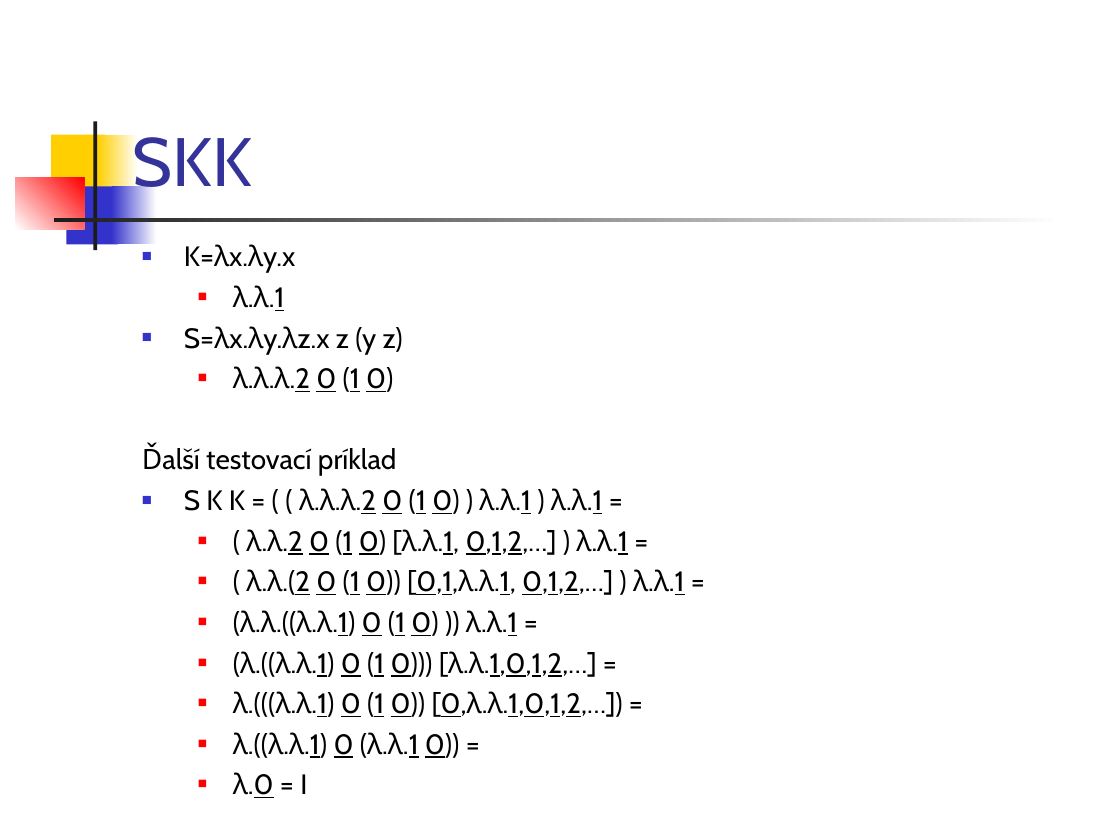
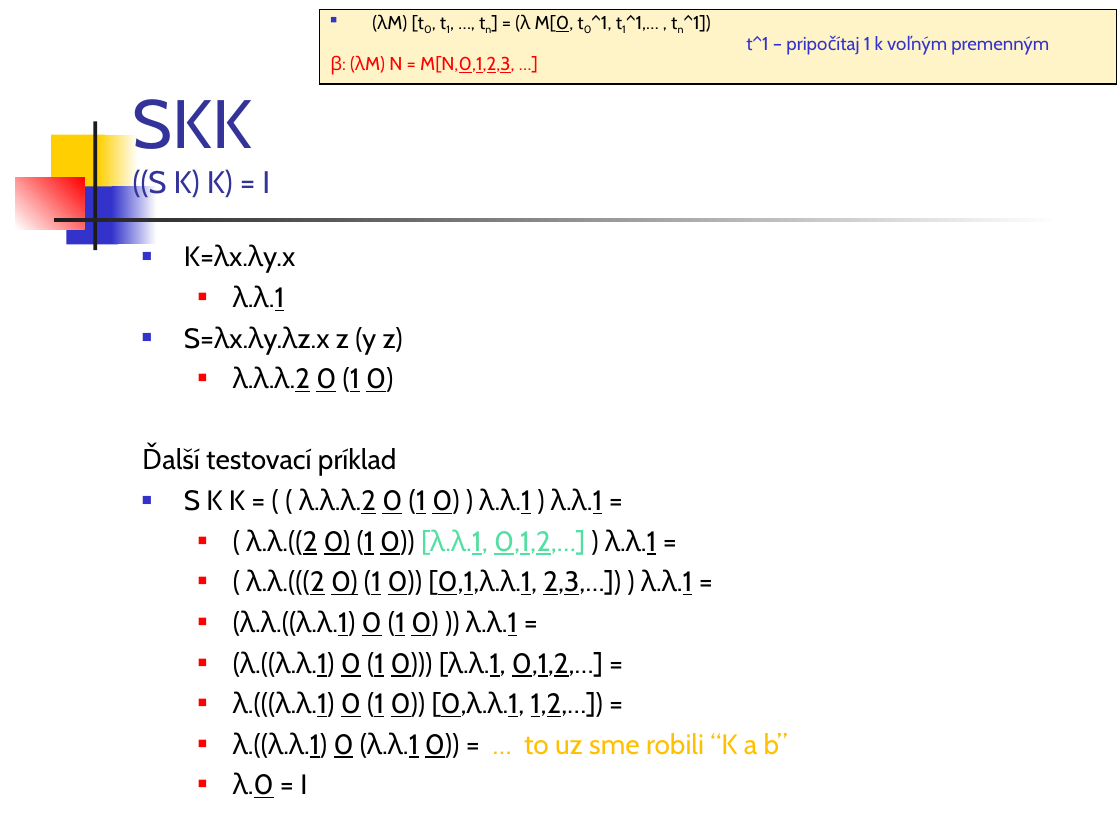
Before and after one commit to Funkcionalne/Prednasky, a slide deck: slide 33 of 07/07_dB_fpro.ppt. Drawn at 1120x840 pixels with LibreOffice and Linux fonts; fonts in the diff are those of the drawing. Boxes give left, top, right and bottom in pixels: in the first picture for what was removed or moved away, otherwise in the second. Text is boxed around its words. In the diff, an @@ line names an element or a change of style, - is before the commit and + after.

```diff
--- a/07/07_dB_fpro.ppt
+++ b/07/07_dB_fpro.ppt
@@ rectangle added at <box>319,9,1117,84</box>, fill #FFF4C8, outline #000000 0.74 pt, 12 pt, text #000000 @@
+■ (λM) [t0, t1, …, tn] = (λ M[0, t0^1, t1^1,… , tn^1])
+t^1 – pripočítaj 1 k voľným premenným
+β: (λM) N = M[N,0,1,2,3, …]
@@ title at <box>133,99,270,200</box>: text changed; size 44 to 20 pt @@
-SKK
+SKK
+((S K) K) = I
@@ text at <box>246,529,693,595</box>: text changed @@
-  ■ ( λ.λ.2 0 (1 0) [λ.λ.1, 0,1,2,…] ) λ.λ.1 =
-  ■ ( λ.λ.(2 0 (1 0)) [0,1,λ.λ.1, 0,1,2,…] ) λ.λ.1 =
+  ■ ( λ.λ.((2 0) (1 0)) [λ.λ.1, 0,1,2,…] ) λ.λ.1 =
+  ■ ( λ.λ.(((2 0) (1 0)) [0,1,λ.λ.1, 2,3,…]) ) λ.λ.1 =
@@ text at <box>233,651,788,758</box>: text changed @@
-  ■ (λ.((λ.λ.1) 0 (1 0))) [λ.λ.1,0,1,2,…] =
-  ■ λ.(((λ.λ.1) 0 (1 0)) [0,λ.λ.1,0,1,2,…]) =
-  ■ λ.((λ.λ.1) 0 (λ.λ.1 0)) =
+  ■ (λ.((λ.λ.1) 0 (1 0))) [λ.λ.1, 0,1,2,…] =
+  ■ λ.(((λ.λ.1) 0 (1 0)) [0,λ.λ.1, 1,2,…]) =
+  ■ λ.((λ.λ.1) 0 (λ.λ.1 0)) = … to uz sme robili “K a b”
```
Also in this commit, not shown: 5 other slides changed, 5 other files.
